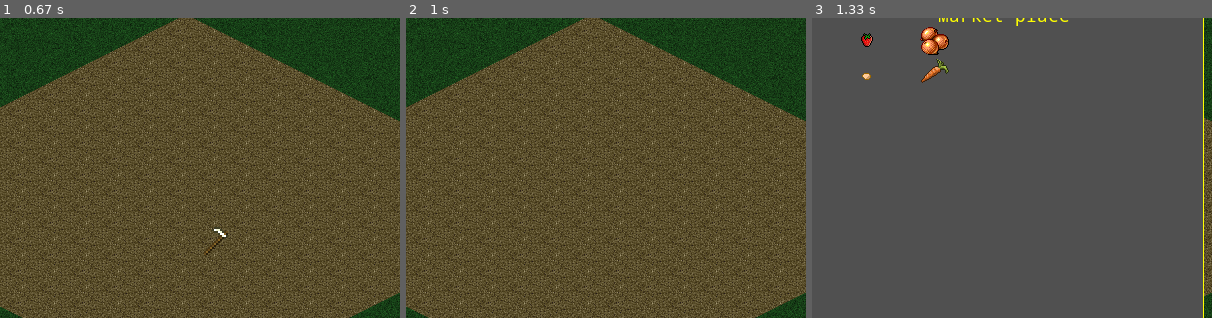
Above: before the commit, frames 1-3 (left to right).
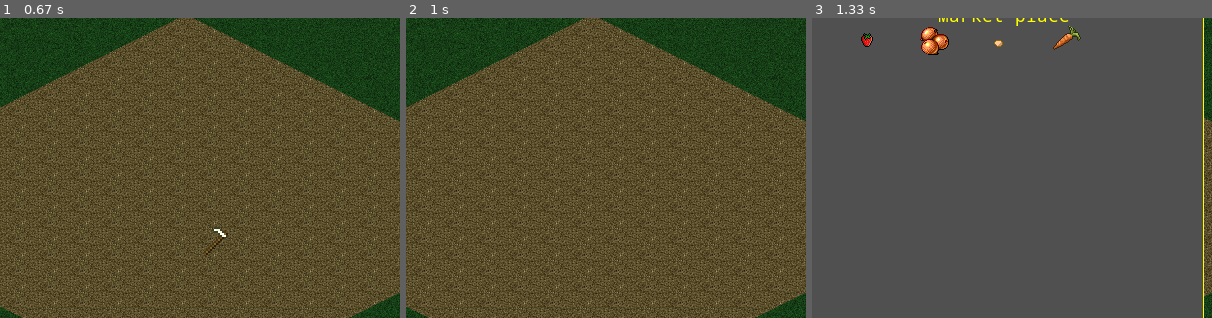
Above: after the commit, the same moments.

Repository: orneo1212/PythonFarmGame
Game: pygame game, started from pyFarmGame.py
Two runs of this game, one before a commit and one after it. Both use one fixed random seed, a clock stepped at 60 frames per second and the inputs below. The source is Python 2; it was converted automatically to run under Python 3.
Inputs (mouse positions are % of the whole screen's width and height, from its top left):
- Up to frame 1 (0.67 s): click (50, 50) at 0.38 s
- Up to frame 2 (1 s): click (60, 72) at 0.72 s
- Up to frame 3 (1.33 s): tap S at 1 s
The pictures show only the part of the screen within x 26-76%, y 9-59%; the shares and areas given below are measured in that part.

Frames 1-2 are identical in both runs. In frame 3, 0.4% of the frame differs, in the area x 12-68%, y 2-22%.

Commit message:
max columns in market

Diff:
--- a/farmlib/marketwindow.py
+++ b/farmlib/marketwindow.py
@@ -42,7 +42,7 @@
             self.addwidget(imagebutton)
             imagebutton.connect("clicked", self.on_item_select, itemid = itemid)
             posx += 1
-            if posx > 1:
+            if posx > columns:
                 posx = 0
                 posy += 1
         #Title
